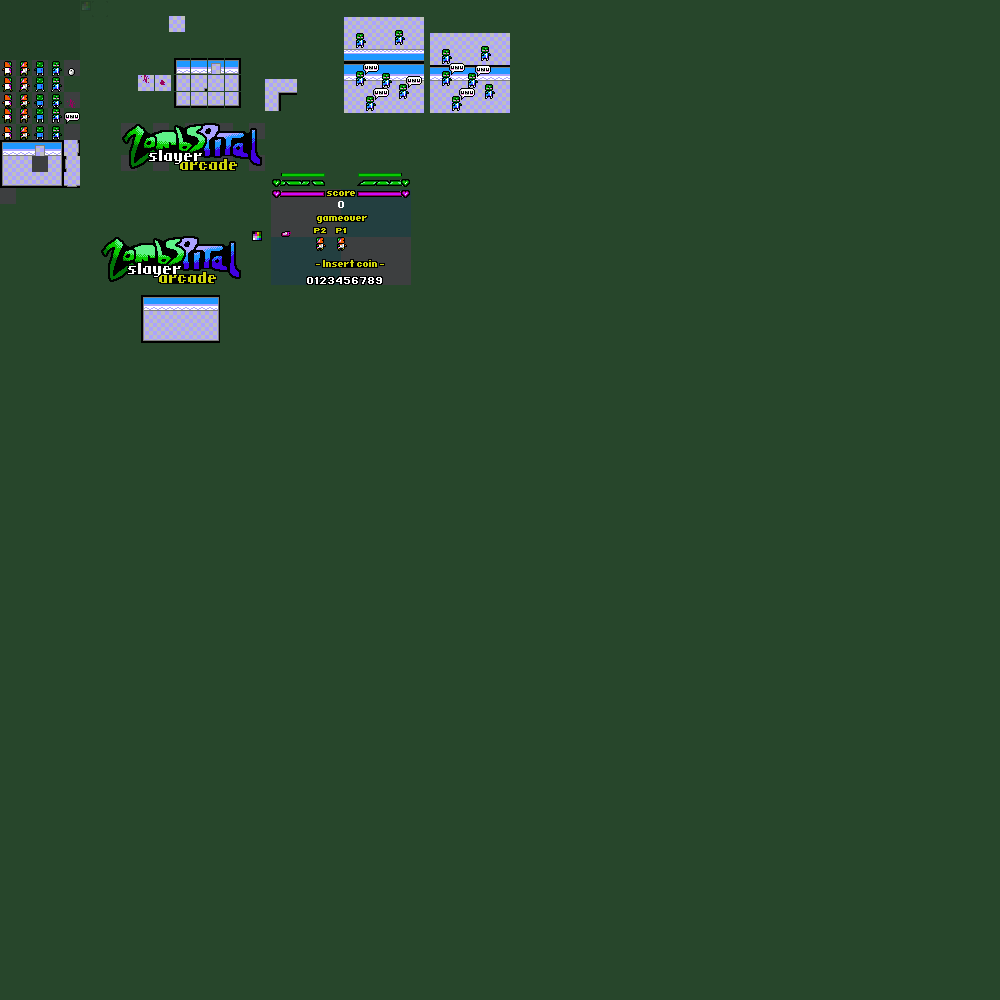
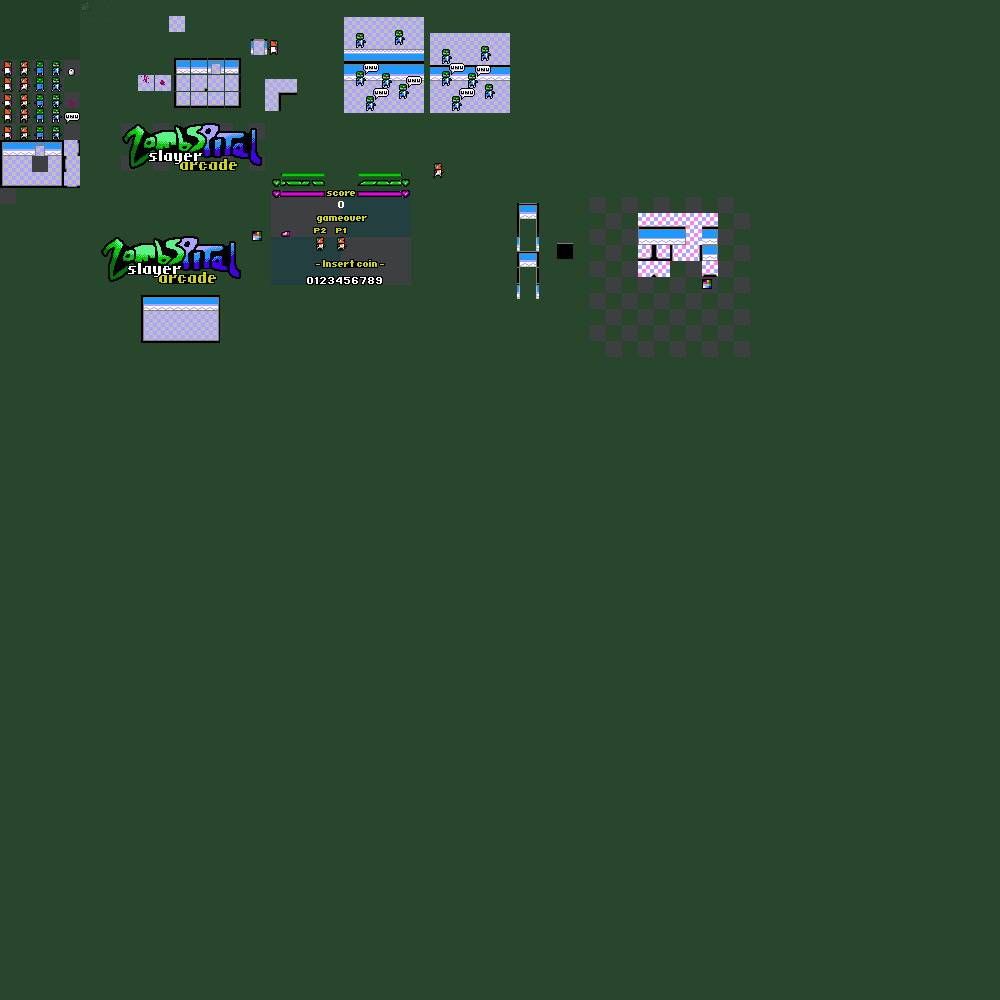
Two versions of the same layered image (1000 x 1000). Layer-by-layer changes:
painted on "hazard_mask #1" over [251, 39, 718, 299]
painted on "hazard_mask" over [590, 197, 750, 357]
